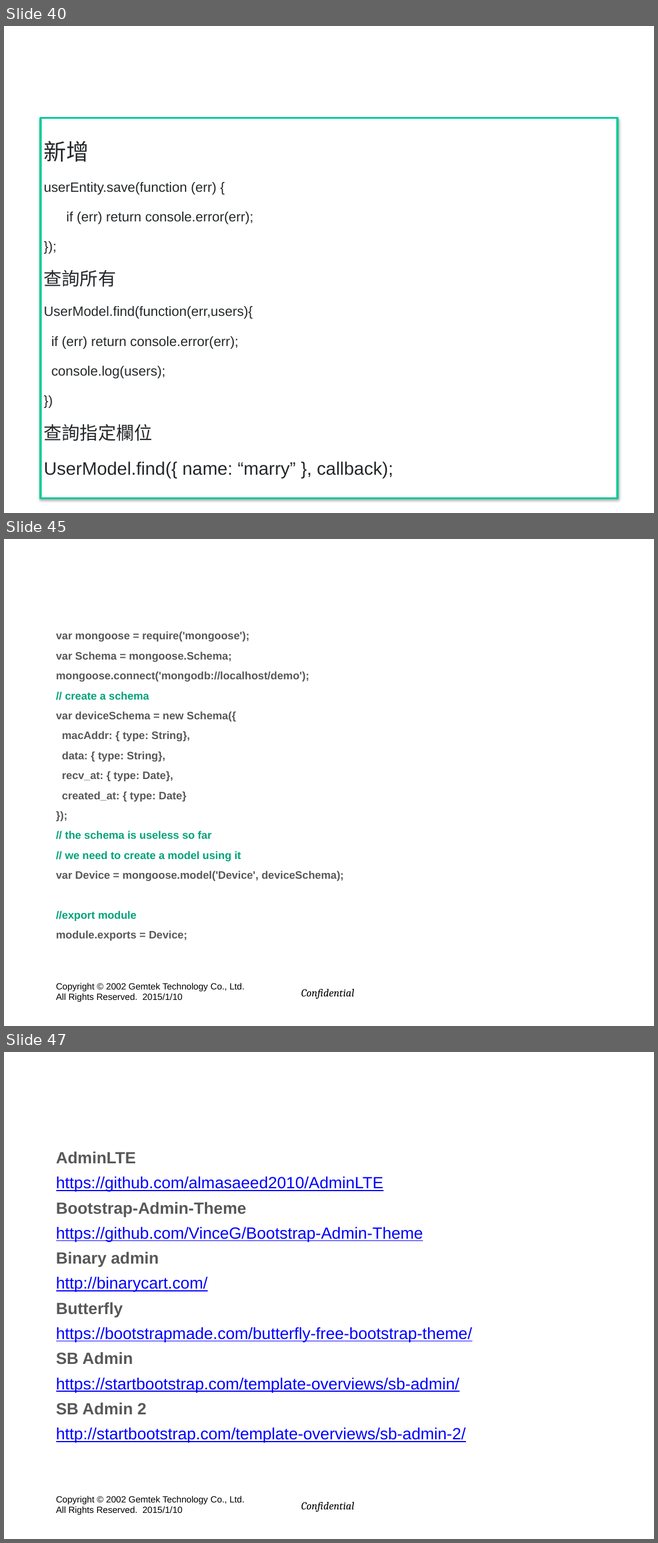
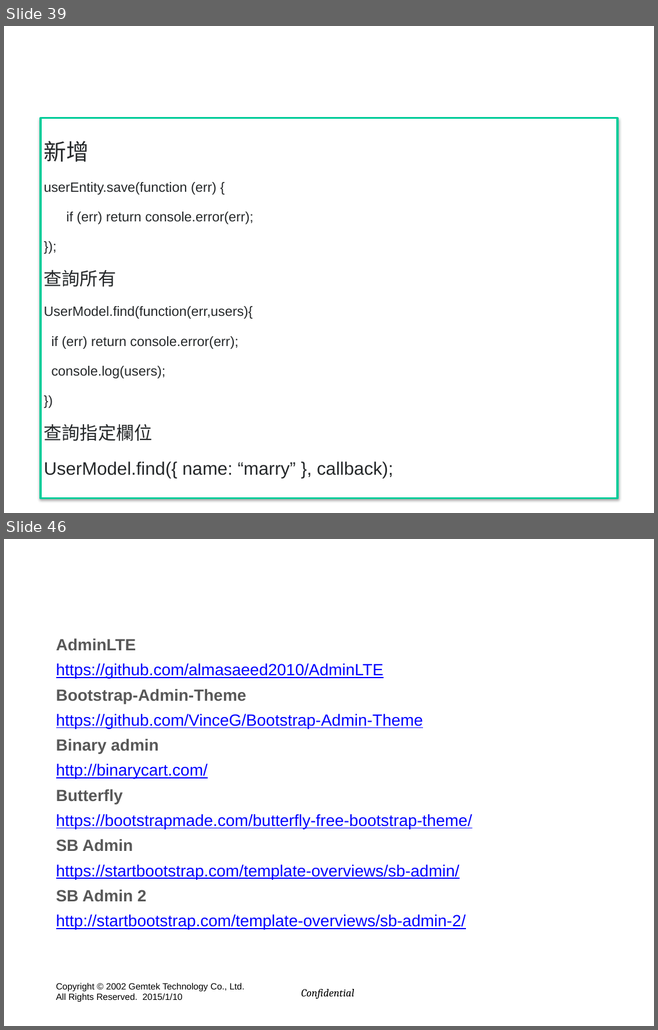
Before and after one commit to hyper570908/nodeDemo, a slide deck: doc/GIot_Session(win7).pptx. Shown one above the other, each under a label of ours: slides 40, 45 and 47 before the commit, slides 39 and 46 after it; the slides between them are not shown. The pictures are 658x1543 and 658x1030 pixels, drawn with LibreOffice and Linux fonts; fonts in the diff are those of the drawing; background and template pictures are left out. Boxes give left, top, right and bottom in pixels: in the first picture for what was removed or moved away, otherwise in the second. Text is boxed around its words. In the diff, an @@ line names an element or a change of style, - is before the commit and + after.

```diff
--- a/doc/GIot_Session(win7).pptx
+++ b/doc/GIot_Session(win7).pptx
@@ slide 45 removed at <box>4,539,654,1026</box>, background picture (left out); not listed: 2 template elements that a slide beside it also shows @@
@@ title removed at <box>53,558,605,621</box> @@
-裝置模組
@@ text removed at <box>56,631,344,941</box> @@
-var mongoose = require('mongoose');
-var Schema = mongoose.Schema;
-mongoose.connect('mongodb://localhost/demo');
-// create a schema
-var deviceSchema = new Schema({
-macAddr: { type: String},
-data: { type: String},
-recv_at: { type: Date},
-created_at: { type: Date}
-});
-// the schema is useless so far
-// we need to create a model using it
-var Device = mongoose.model('Device', deviceSchema);
-//export module
-module.exports = Device;
@@ what was slide 40 is now slide 39 @@
@@ what was slide 47 is now slide 46 @@
```
Also in this commit, not shown: 17 slides changed, 9 slides added, 3 other slides removed, 27 other files.
